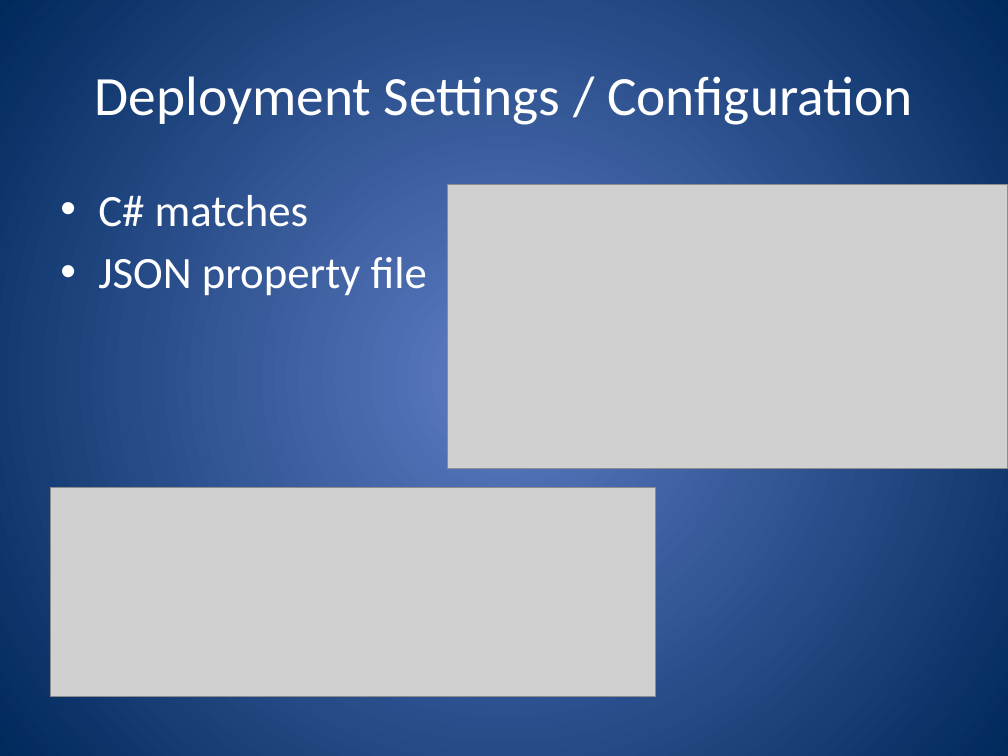
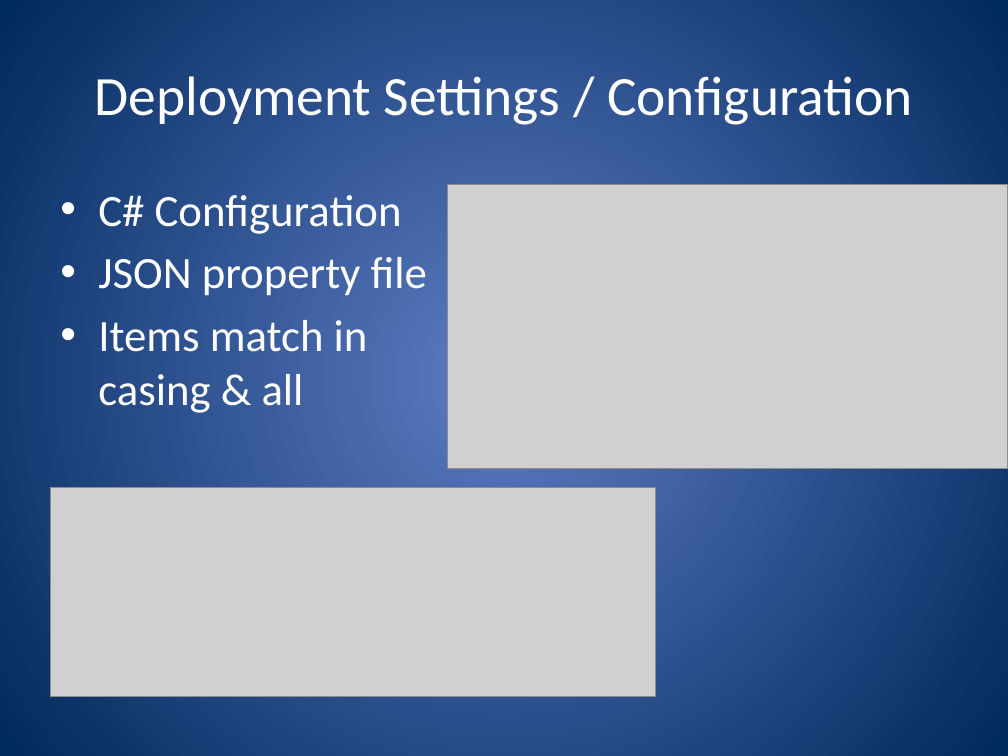
Before and after one commit to ferventcoder/presentations, a slide deck: slide 24 of dotNet/dropkick/DropkicK.pptx. Drawn at 1008x756 pixels with LibreOffice and Linux fonts; fonts in the diff are those of the drawing; grey boxes stand for pictures. Boxes give left, top, right and bottom in pixels: in the first picture for what was removed or moved away, otherwise in the second. Text is boxed around its words. In the diff, an @@ line names an element or a change of style, - is before the commit and + after.

```diff
--- a/dotNet/dropkick/DropkicK.pptx
+++ b/dotNet/dropkick/DropkicK.pptx
@@ text at (98, 195, 402, 234): text changed @@
-• C# matches
+• C# Configuration
@@ text at (98, 320, 368, 413): paragraph added @@
+• Items match in
+  casing & all
```
Also in this commit, not shown: 4 other slides changed, 7 other files.
